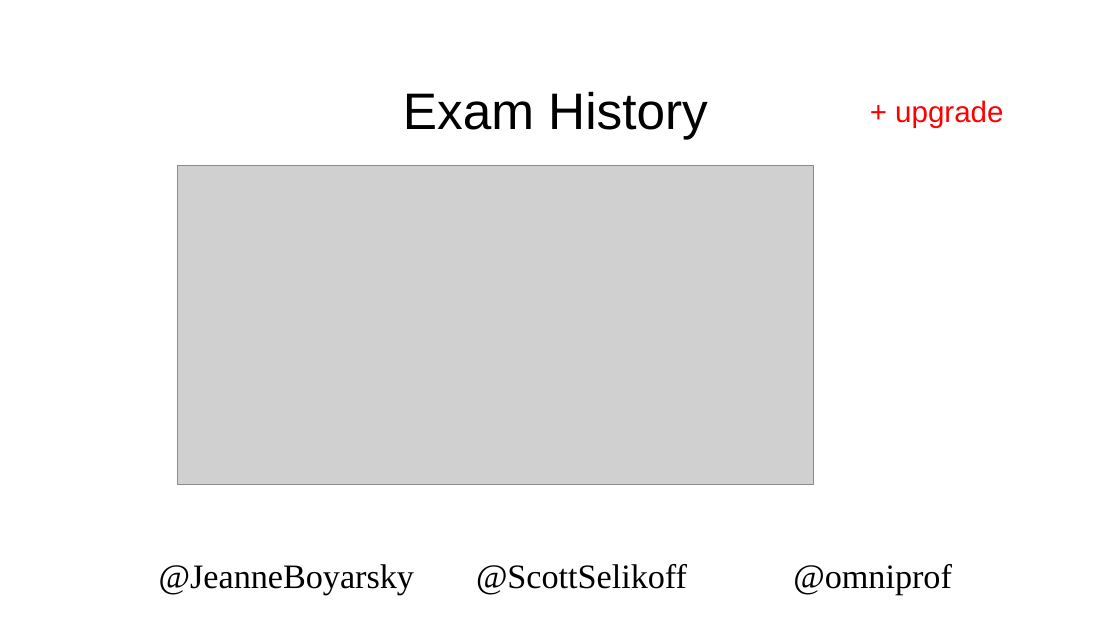
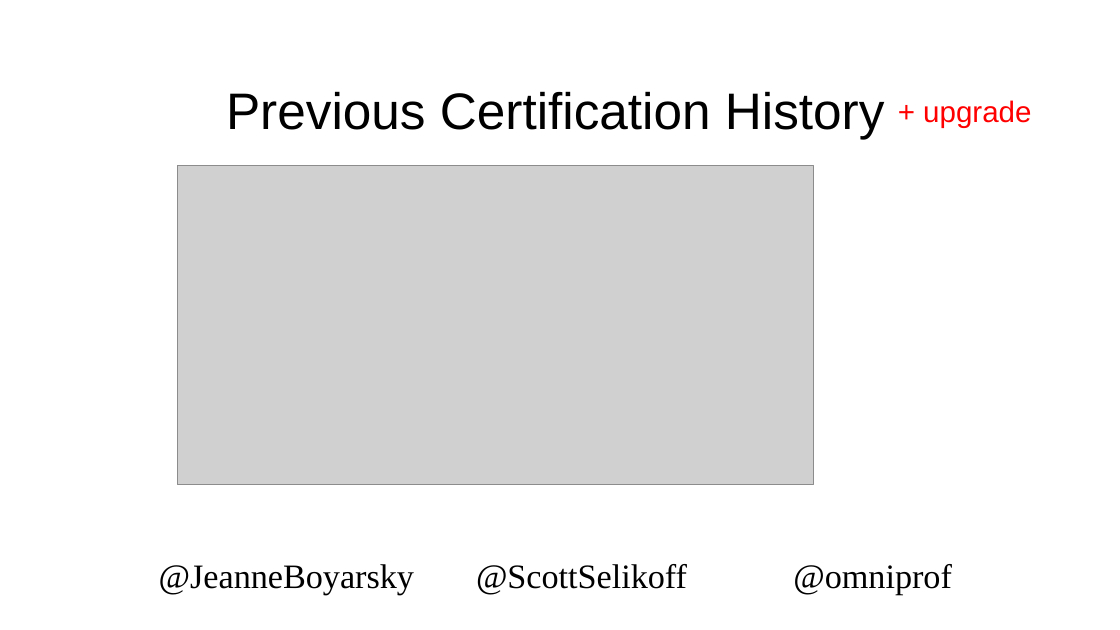
Before and after one commit to boyarsky/2019-oraclecodeone-cert-hol, a slide deck: slide 9 of 2019-OracleCodeOne-HOL.pptx. Drawn at 1120x630 pixels with LibreOffice and Linux fonts; fonts in the diff are those of the drawing; grey boxes stand for pictures; background and template pictures are left out. Boxes give left, top, right and bottom in pixels: in the first picture for what was removed or moved away, otherwise in the second. Text is boxed around its words. In the diff, an @@ line names an element or a change of style, - is before the commit and + after.

```diff
--- a/2019-OracleCodeOne-HOL.pptx
+++ b/2019-OracleCodeOne-HOL.pptx
@@ title at (226,91,885,139): text changed @@
-Exam History
+Previous Certification History
@@ text "+ upgrade": place and size @@
-text "+ upgrade" at (895,100,1003,128)
+text "+ upgrade" at (923,100,1031,128)
```
Also in this commit, not shown: 10 other slides changed.
